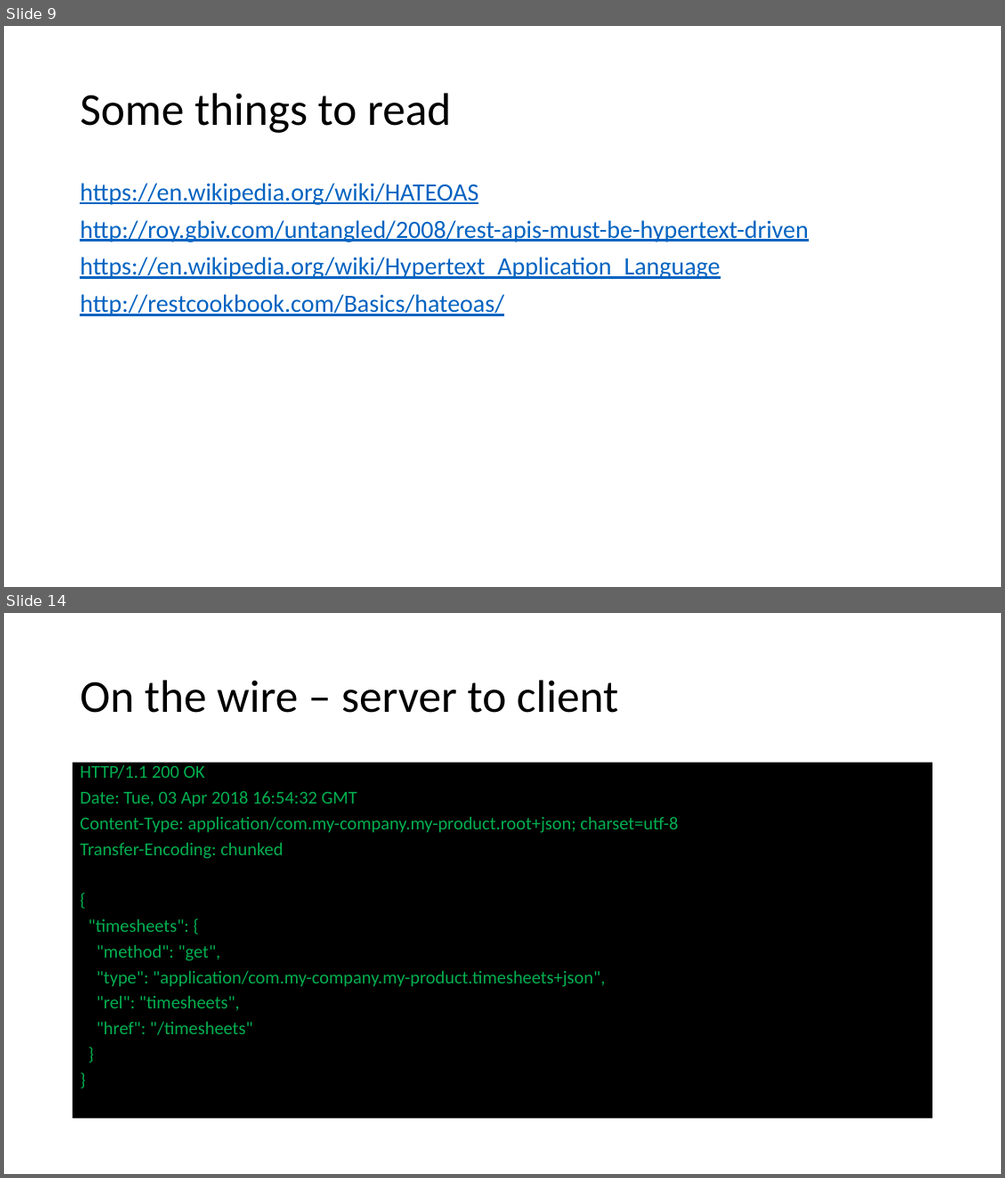
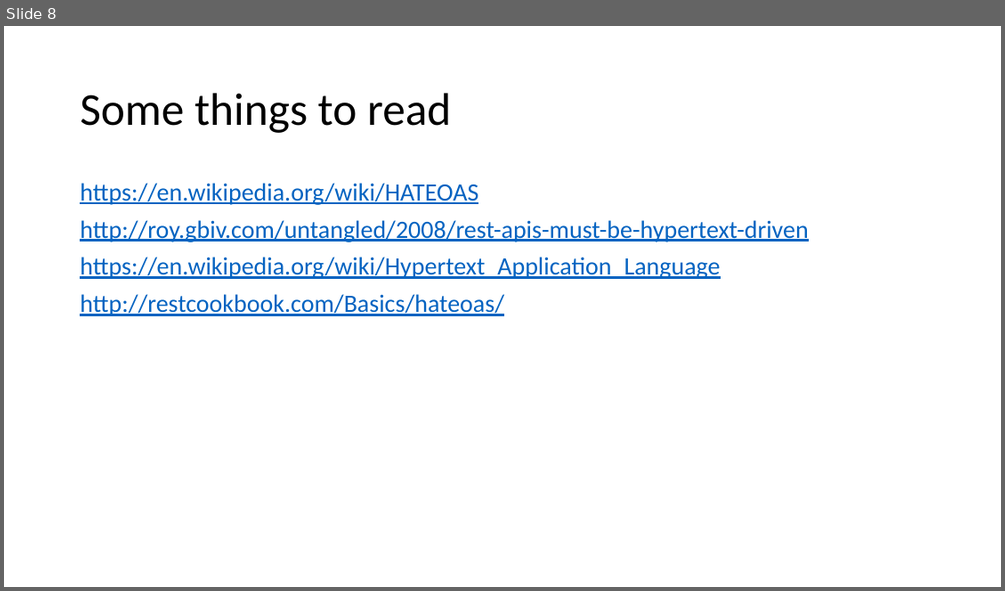
Before and after one commit to IrenaNiu/SU_CPSC_5200_20WQ, a slide deck: lectures/01 - The REST Style.pptx. Shown one above the other, each under a label of ours: slides 9 and 14 before the commit, slide 8 after it; the slides between them are not shown. The pictures are 1005x1178 and 1005x591 pixels, drawn with LibreOffice and Linux fonts; fonts in the diff are those of the drawing. Boxes give left, top, right and bottom in pixels: in the first picture for what was removed or moved away, otherwise in the second. Text is boxed around its words. In the diff, an @@ line names an element or a change of style, - is before the commit and + after.

```diff
--- a/lectures/01 - The REST Style.pptx
+++ b/lectures/01 - The REST Style.pptx
@@ slide 14 removed at <box>4,613,1001,1174</box>, background #FFFFFF @@
@@ title removed at <box>80,680,618,713</box> @@
-On the wire – server to client
@@ text removed at <box>73,763,933,1119</box> @@
-HTTP/1.1 200 OK
-Date: Tue, 03 Apr 2018 16:54:32 GMT
-Content-Type: application/com.my-company.my-product.root+json; charset=utf-8
-Transfer-Encoding: chunked
-{
-"timesheets": {
-"method": "get",
-"type": "application/com.my-company.my-product.timesheets+json",
-"rel": "timesheets",
-"href": "/timesheets"
-}
-}
@@ what was slide 9 is now slide 8 @@
```
Also in this commit, not shown: 21 other slides removed, 1 other file.
